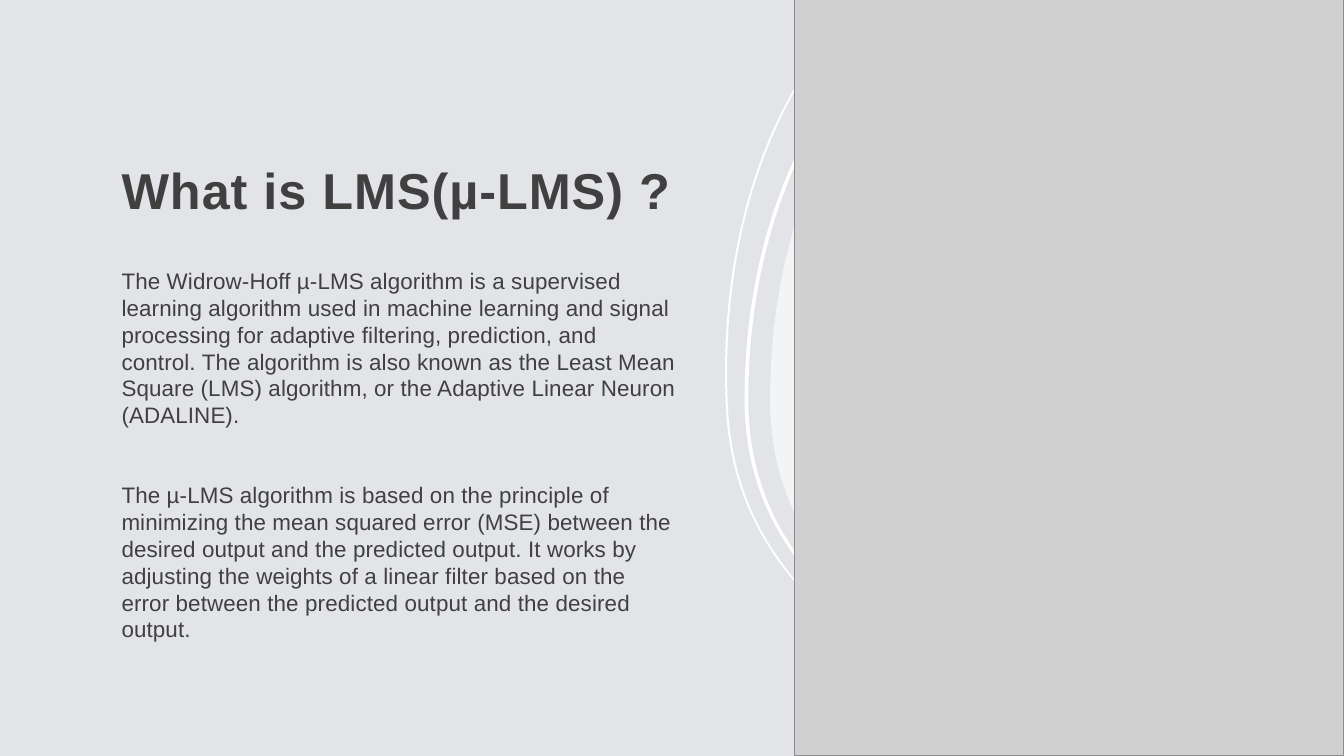
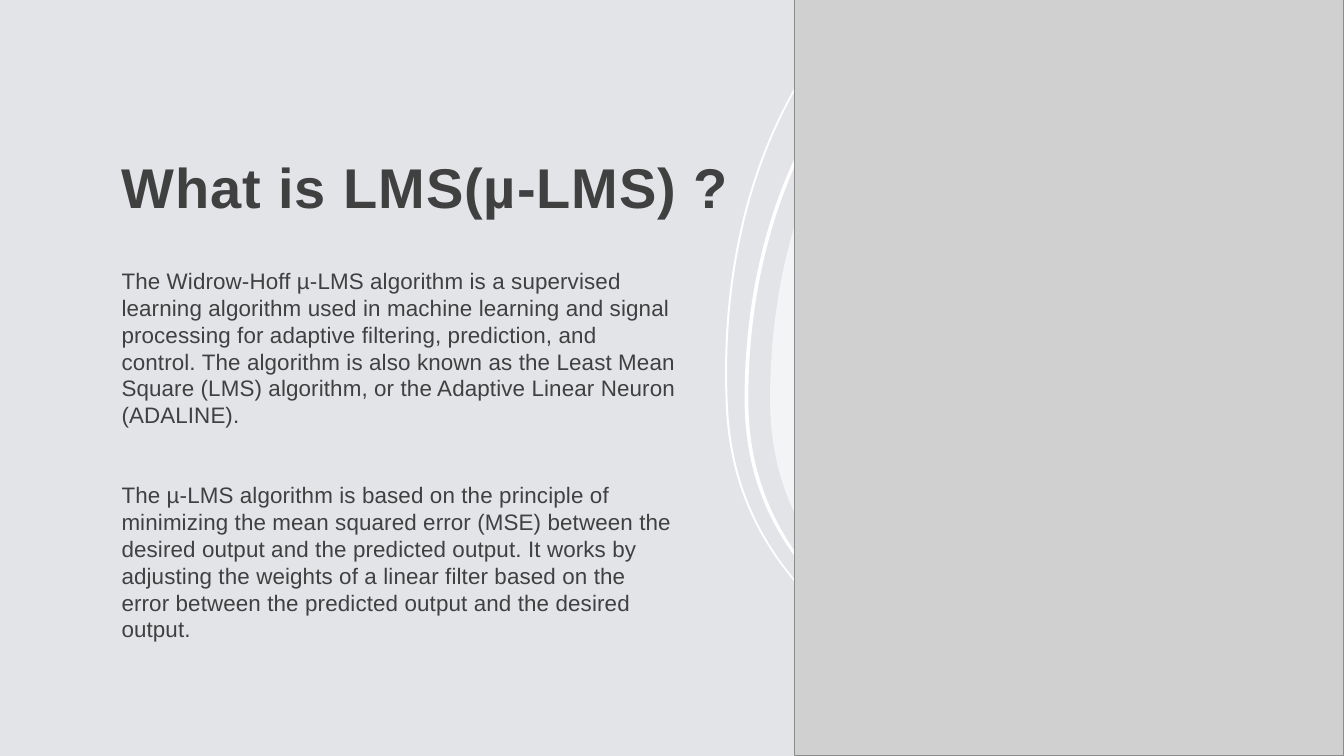
Before and after one commit to Harsh502s/ML-Assignments, a slide deck: slide 2 of SC Seminar/µ-LMS.pptx. Drawn at 1344x756 pixels with LibreOffice and Linux fonts; fonts in the diff are those of the drawing; grey boxes stand for pictures. Boxes give left, top, right and bottom in pixels: in the first picture for what was removed or moved away, otherwise in the second. Text is boxed around its words. In the diff, an @@ line names an element or a change of style, - is before the commit and + after.

```diff
--- a/SC Seminar/µ-LMS.pptx
+++ b/SC Seminar/µ-LMS.pptx
@@ title "What is LMS(µ-LMS) ?" at (122, 167, 676, 218): size 36 to 40 pt @@
```
Also in this commit, not shown: 2 other slides changed, 1 slide added, 1 other file.
